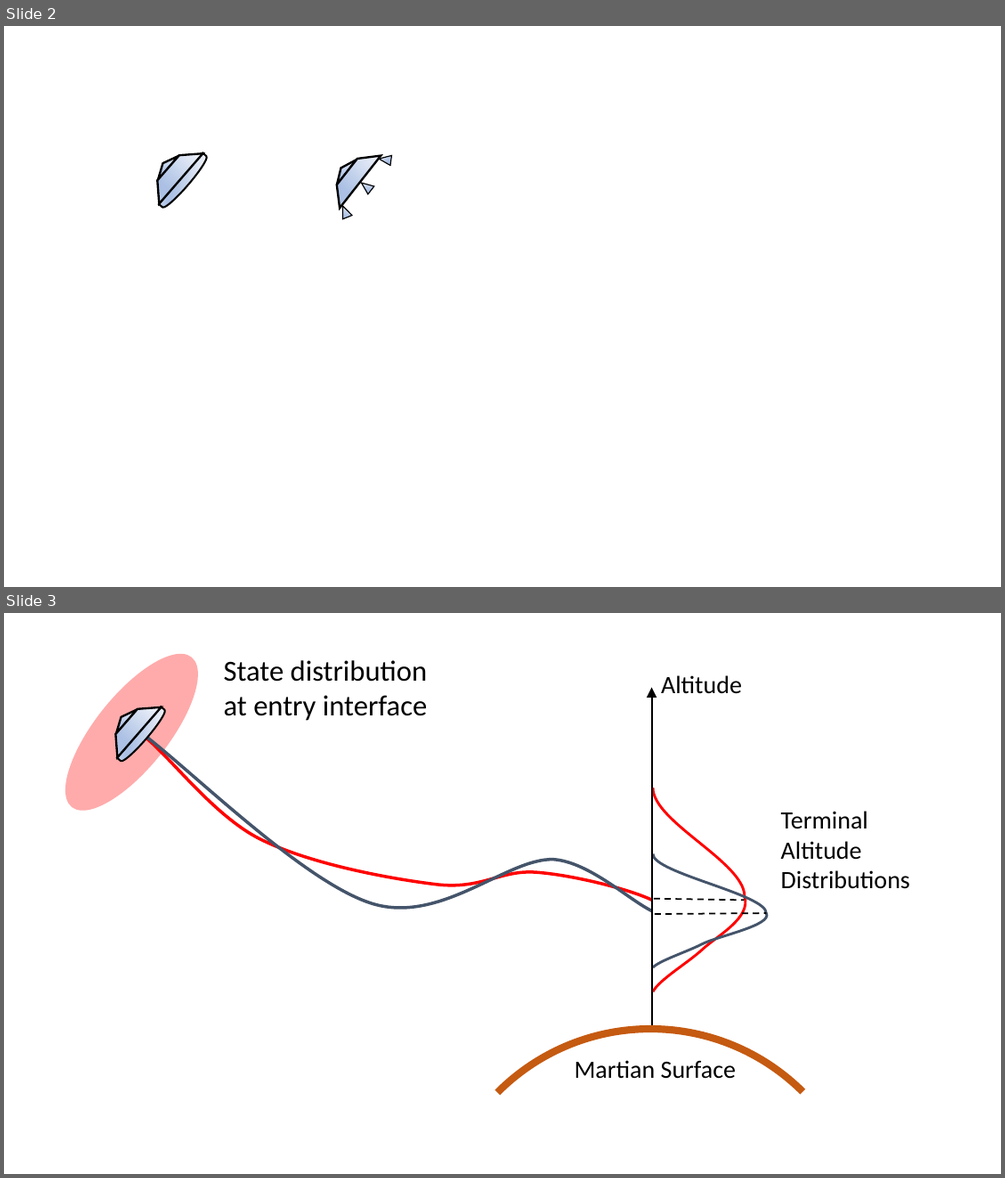
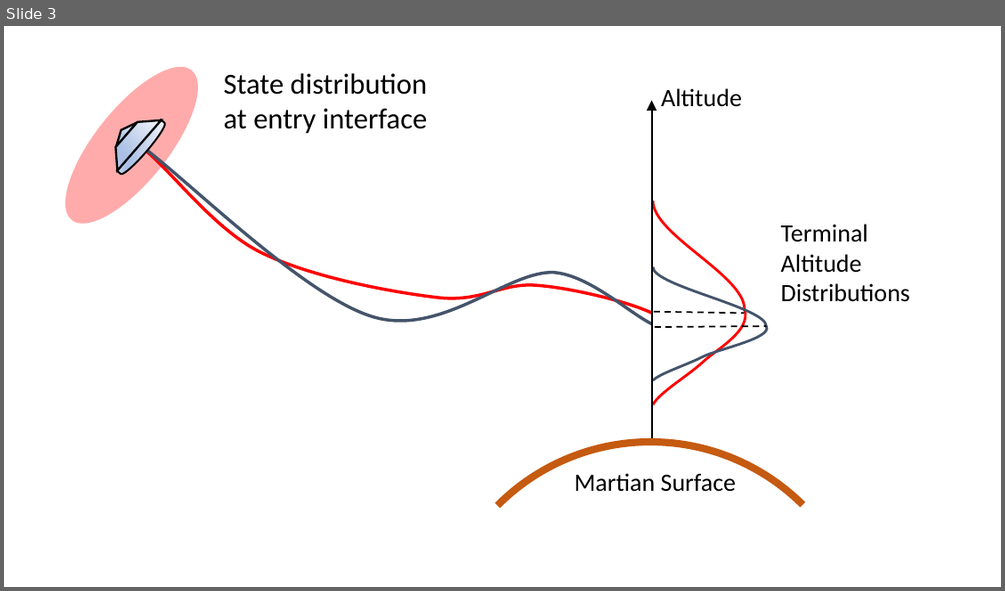
Before and after one commit to CDNoyes/EDL-Py, a slide deck: Documents/Dissertation/Figures.pptx. Shown one above the other, each under a label of ours: slides 2 and 3 before the commit, slide 3 after it. The pictures are 1005x1178 and 1005x591 pixels, drawn with LibreOffice and Linux fonts; fonts in the diff are those of the drawing. Boxes give left, top, right and bottom in pixels: in the first picture for what was removed or moved away, otherwise in the second. Text is boxed around its words. In the diff, an @@ line names an element or a change of style, - is before the commit and + after.

```diff
--- a/Documents/Dissertation/Figures.pptx
+++ b/Documents/Dissertation/Figures.pptx
@@ slide 2 removed at box(4, 26, 1001, 587), background #FFFFFF @@
@@ triangle removed at box(153, 151, 179, 181) @@
@@ diag stripe removed at box(155, 153, 206, 204) @@
@@ flow chart delay removed at box(159, 153, 210, 210) @@
@@ group removed at box(331, 154, 391, 219): 4 triangles, 1 diag stripe @@
```
Also in this commit, not shown: 1 slide changed, 5 slides added, 18 other files.
